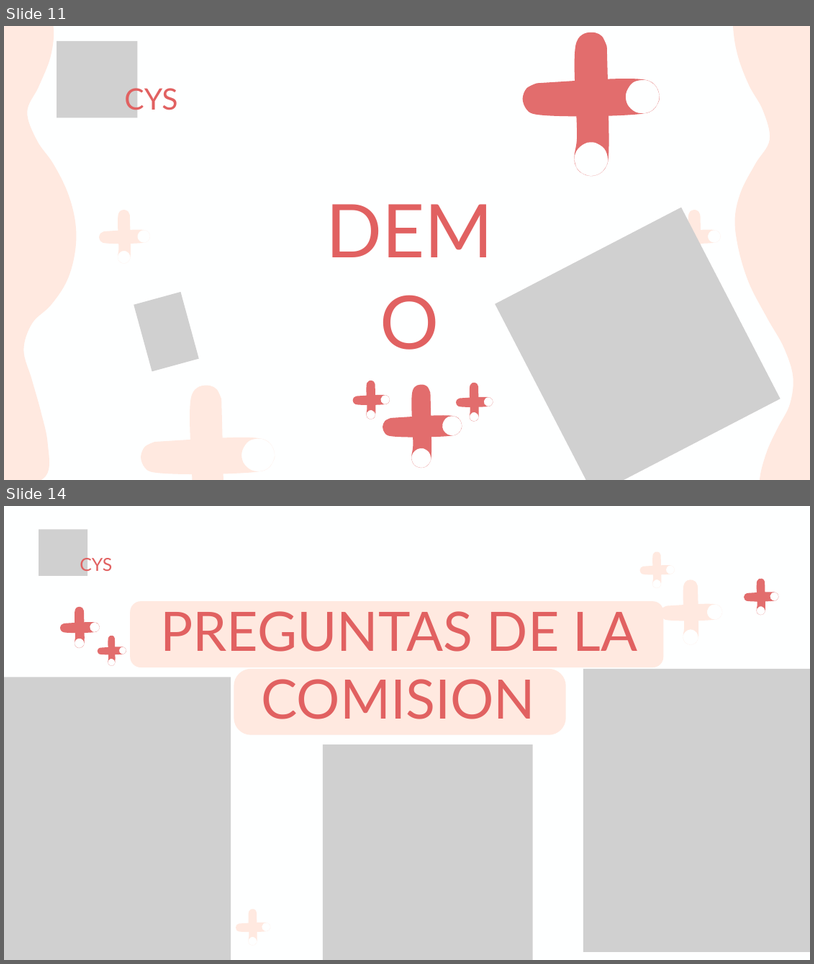
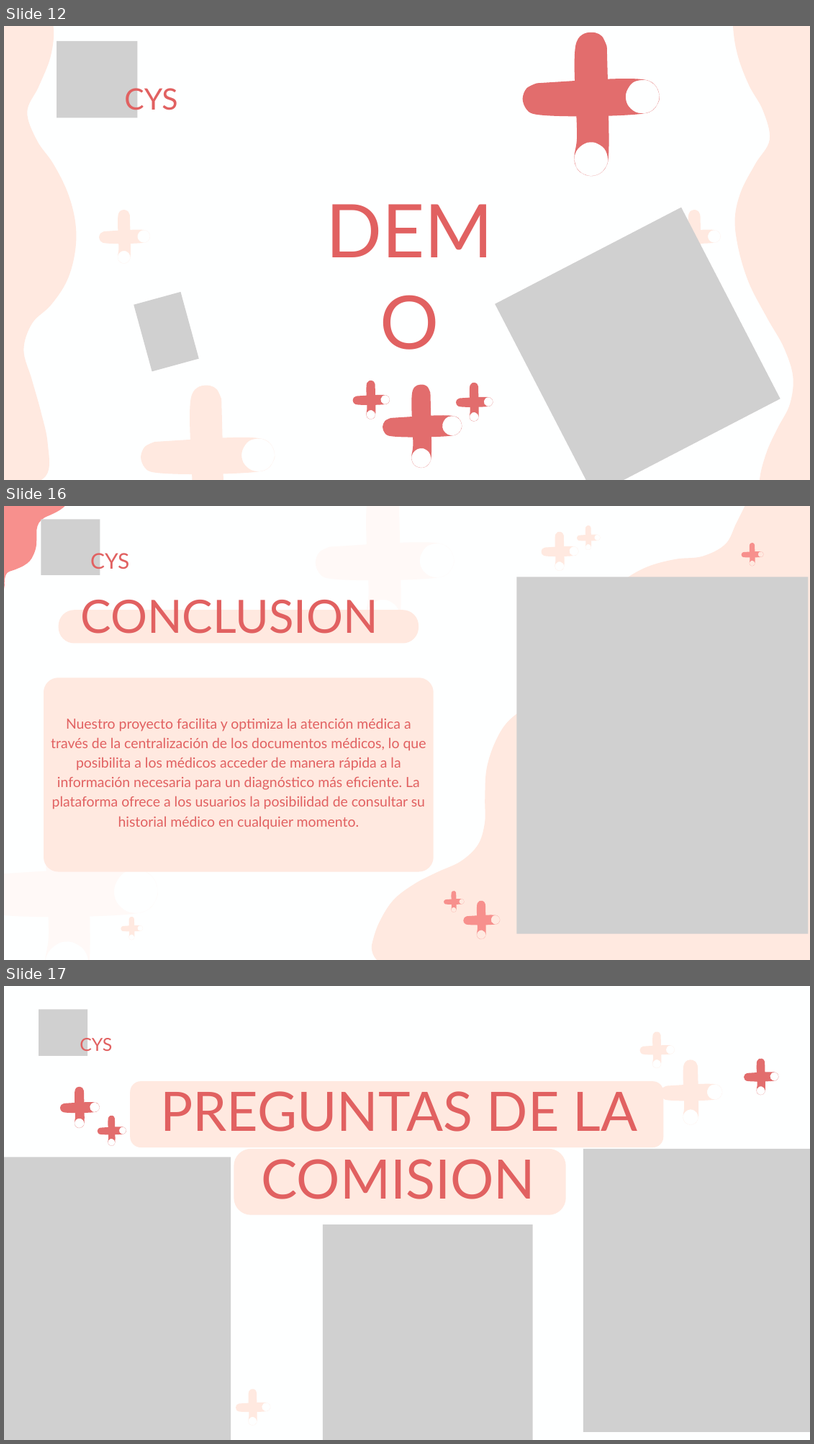
Before and after one commit to SamuelVallejos/Consultorio_Cys, a slide deck: Fase 3/Evidencias Grupales/Presentación Final Del Proyecto (Español) - .pptx. Shown one above the other, each under a label of ours: slides 11 and 14 before the commit, slides 12, 16 and 17 after it; the slides between them are not shown. The pictures are 814x964 and 814x1444 pixels, drawn with LibreOffice and Linux fonts; fonts in the diff are those of the drawing; grey boxes stand for pictures. Boxes give left, top, right and bottom in pixels: in the first picture for what was removed or moved away, otherwise in the second. Text is boxed around its words. In the diff, an @@ line names an element or a change of style, - is before the commit and + after.

```diff
--- a/Fase 3/Evidencias Grupales/Presentación Final Del Proyecto (Español) - .pptx
+++ b/Fase 3/Evidencias Grupales/Presentación Final Del Proyecto (Español) - .pptx
@@ slide 16 added at [4, 506, 810, 960], background #FEFFFF @@
@@ freeform shape added at [4, 506, 72, 644], fill #F7908D @@
@@ picture added at [41, 519, 100, 575] @@
@@ freeform shape added at [363, 506, 402, 634], fill #FFF9F7 @@
@@ freeform shape added at [371, 506, 810, 960], fill #FFE9E0 @@
@@ freeform shape added at [585, 525, 592, 550], fill #FFE9E0 @@
@@ freeform shape added at [316, 540, 455, 582], fill #FFF9F7 @@
@@ freeform shape added at [541, 546, 579, 557], fill #FFE9E0 @@
@@ freeform shape added at [554, 532, 565, 571], fill #FFE9E0 @@
@@ freeform shape added at [577, 534, 601, 541], fill #FFE9E0 @@
@@ freeform shape added at [749, 543, 756, 566], fill #F7908D @@
@@ text added at [90, 550, 129, 573], 38.5 pt, text #E16161 @@
+CYS
@@ freeform shape added at [742, 551, 764, 558], fill #F7908D @@
@@ picture added at [517, 577, 809, 934] @@
@@ freeform shape added at [59, 610, 419, 644], fill #FFE9E0 @@
@@ text added at [81, 600, 379, 633], 81.9 pt, text #E16161 @@
+CONCLUSION
@@ freeform shape added at [44, 678, 433, 872], fill #FFE9E0 @@
@@ text added at [51, 718, 427, 829], 25 pt, text #E16161 @@
+Nuestro proyecto facilita y optimiza la atención médica a través de la centralización de los documentos médicos, lo que posibilita a los médicos acceder de manera rápida a la información necesaria para un diagnóstico más eficiente. La plataforma ofrece a los usuarios la posibilidad de consultar su historial médico en cualquier momento.
@@ freeform shape added at [41, 799, 91, 960], fill #FFF9F7 @@
@@ freeform shape added at [168, 840, 190, 847], fill #FFE9E0 @@
@@ freeform shape added at [176, 831, 183, 855], fill #FFE9E0 @@
@@ freeform shape added at [4, 865, 158, 919], fill #FFF9F7 @@
@@ freeform shape added at [451, 890, 457, 912], fill #F7908D @@
@@ freeform shape added at [444, 898, 465, 904], fill #F7908D @@
@@ freeform shape added at [463, 914, 500, 925], fill #F7908D @@
@@ freeform shape added at [476, 901, 486, 939], fill #F7908D @@
@@ freeform shape added at [121, 924, 143, 932], fill #FFE9E0 @@
@@ freeform shape added at [129, 916, 135, 940], fill #FFE9E0 @@
@@ what was slide 11 is now slide 12 @@
@@ what was slide 14 is now slide 17 @@
```
Also in this commit, not shown: 9 slides changed, 3 other slides added, 2 slides removed.
